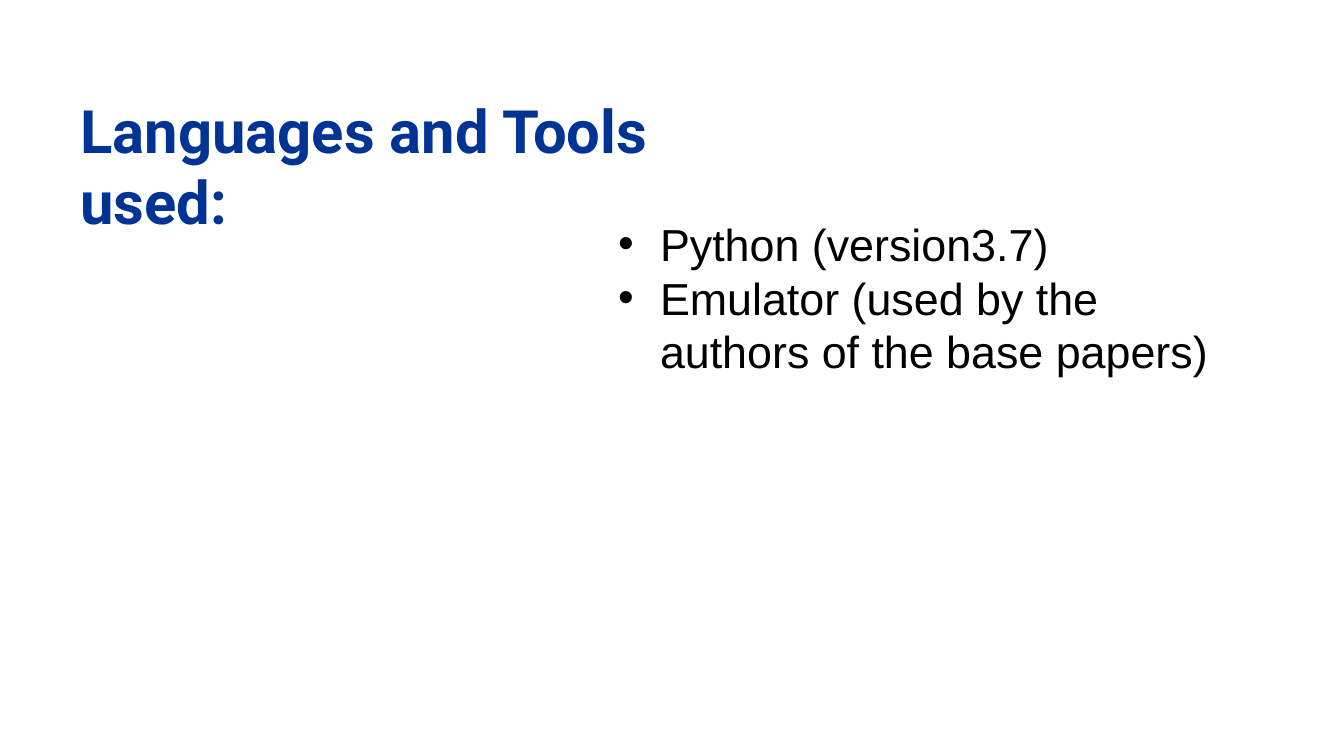
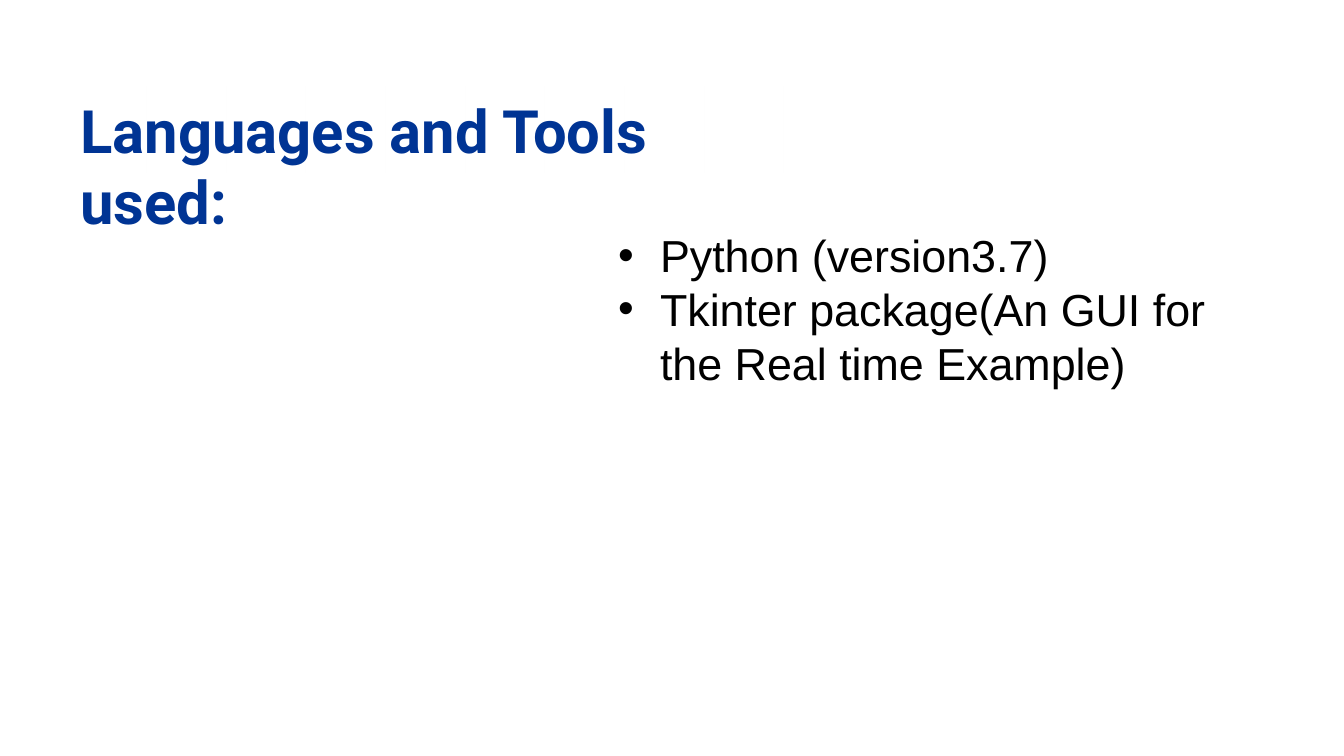
Before and after one commit to aakash-cse/DeRUDP-ED, a slide deck: slide 5 of project-ppt.pptx. Drawn at 1344x756 pixels with LibreOffice and Linux fonts; fonts in the diff are those of the drawing; background and template pictures are left out. Boxes give left, top, right and bottom in pixels: in the first picture for what was removed or moved away, otherwise in the second. Text is boxed around its words. In the diff, an @@ line names an element or a change of style, - is before the commit and + after.

```diff
--- a/project-ppt.pptx
+++ b/project-ppt.pptx
@@ text "Python (version3.7)": place and size @@
-text "Python (version3.7)" at <box>660,228,1208,377</box>
+text "Python (version3.7)" at <box>660,239,1205,389</box>
@@ text at <box>660,293,1205,389</box>: text changed @@
-• Emulator (used by the authors of the base papers)
+• Tkinter package(An GUI for the Real time Example)
```
Also in this commit, not shown: 4 other slides changed.
